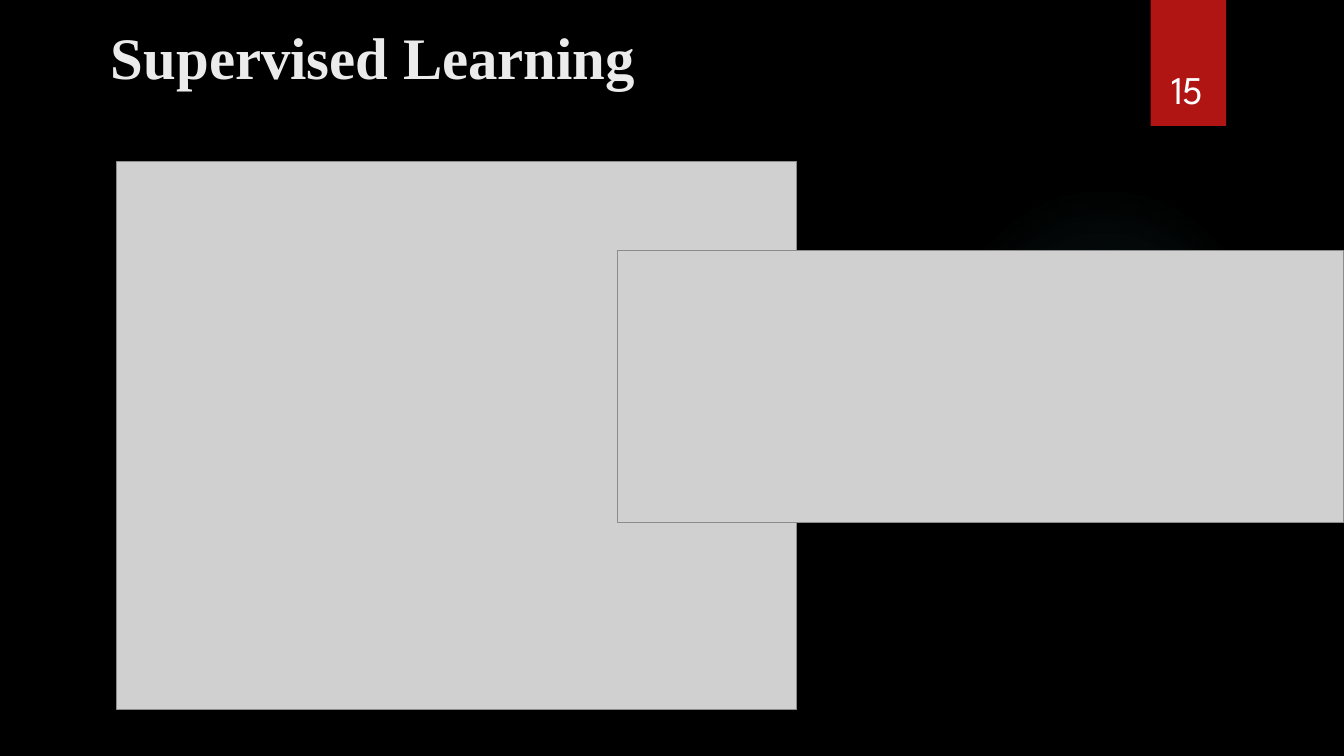
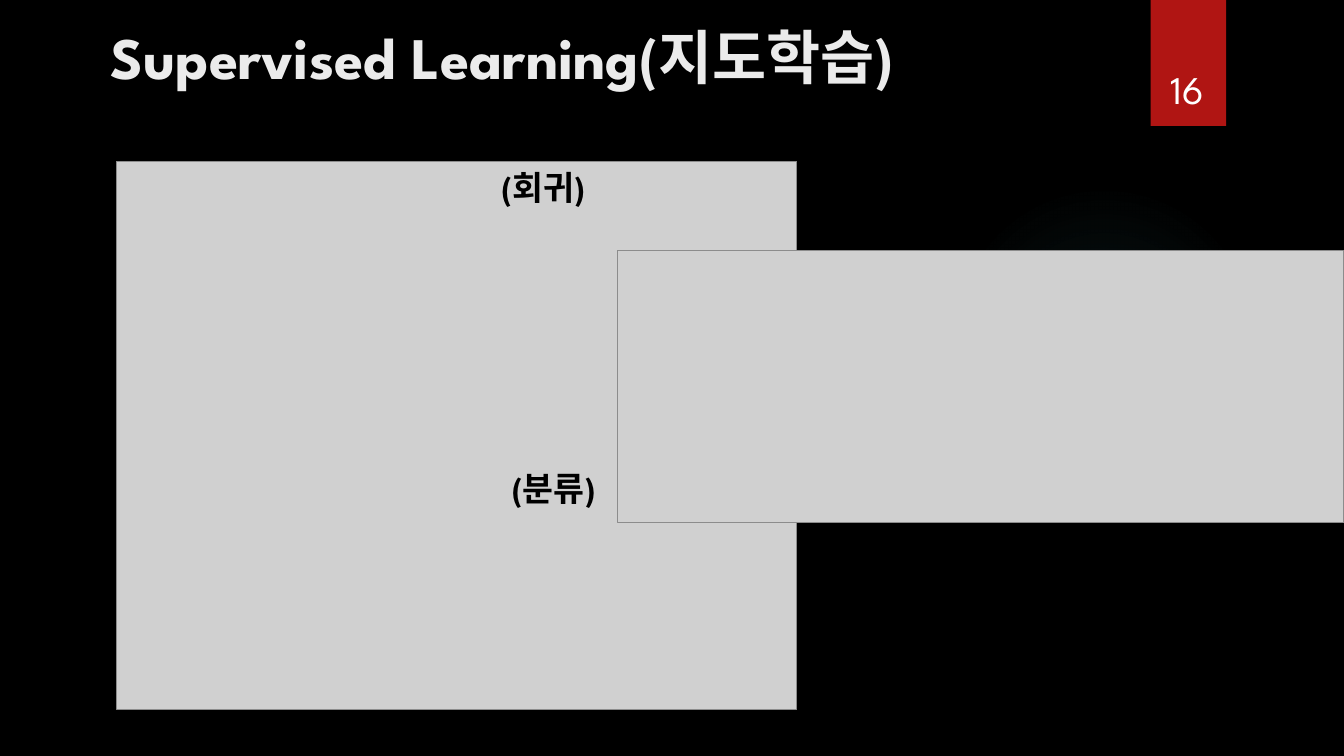
Before and after one commit to ancestor9/Introduction-to-BigData-Analysis, a slide deck: slide 16 of AI 역량강화.pptx (slide 15 before the commit). Drawn at 1344x756 pixels with LibreOffice and Linux fonts; fonts in the diff are those of the drawing; grey boxes stand for pictures; background and template pictures are left out. Boxes give left, top, right and bottom in pixels: in the first picture for what was removed or moved away, otherwise in the second. Text is boxed around its words. In the diff, an @@ line names an element or a change of style, - is before the commit and + after.

```diff
--- a/AI 역량강화.pptx
+++ b/AI 역량강화.pptx
@@ title at bbox=[111, 29, 894, 92]: text changed; font Times New Roman to League Spartan @@
-Supervised Learning
+Supervised Learning(지도학습)
@@ page number at bbox=[1171, 78, 1204, 105]: text changed @@
-15
+16
@@ text added at bbox=[501, 172, 585, 207], 24 pt, text #000000, bold @@
+(회귀)
@@ text added at bbox=[512, 474, 596, 508], 24 pt, text #000000, bold @@
+(분류)
```
Also in this commit, not shown: 37 other slides changed, 6 slides added, 1 slide removed, 1 other file.
